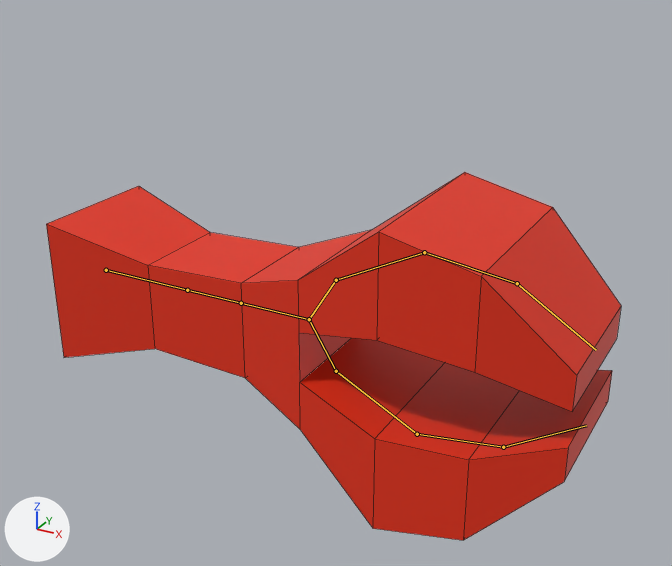
The Blender file models/base_game/objects/crab_arm.blend, before and after one commit.
Rendered twice from a camera (50 mm lens) standing at (0.521, -0.85, 0.6) and looking at (0.052, 0.002, 0.174). The axes (+X, +Y, +Z) are drawn at lower left. The lights are the same throughout. The older version comes first. The bones that bend it are drawn over the model as lines. Mesh edges are drawn as thin lines.
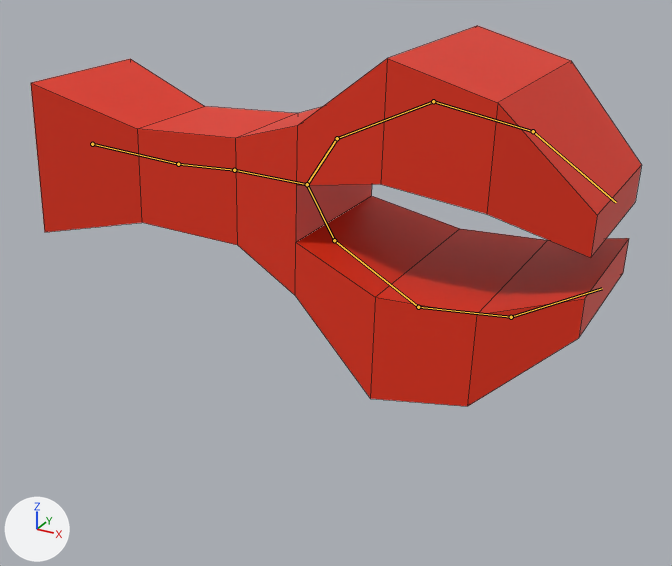
The newer file adds an action. The first version stands in its rest pose; the second is drawn at frame 1 of the action 'IdleAbility-loop'.

What changed in the scene script:
```text
Change bone_root:
    where bone_root = bpy.data.objects['CrabArmArmature'].pose.bones['Root']
    bone_root.location: (0.0, 0.0, 0.0) -> (0.171, 0.0, 0.0)
    bone_root.rotation_quaternion: (1.0, 0.0, 0.0, 0.0) -> (1.0, 0.0, 0.0, 0.026)  # degrees (0, 0, 0) -> degrees (0, 0, 3)
Change bone_crabarmbottom:
    where bone_crabarmbottom = bpy.data.objects['CrabArmArmature'].pose.bones['CrabArmBottom']  # child of 'Root'
    bone_crabarmbottom.rotation_quaternion: (1.0, 0.0, 0.0, 0.0) -> (0.998, 0.0, 0.0, -0.055)  # degrees (0, 0, 0) -> degrees (0, 0, -6)
Change bone_crabarmtop:
    where bone_crabarmtop = bpy.data.objects['CrabArmArmature'].pose.bones['CrabArmTop']  # child of 'CrabArmBottom'
    bone_crabarmtop.rotation_quaternion: (1.0, 0.0, 0.0, 0.0) -> (0.999, 0.0, 0.0, 0.044)  # degrees (0, 0, 0) -> degrees (0, 0, 5)
```

Pixel boxes [x1, y1, x2, y2] of what changed, in the pictures (672 x 566 px):
'Plane', posed (6% wider): before [46, 172, 621, 540]; after [31, 26, 641, 406]
bone 'Root', root to tip: before (106, 270) to (187, 290); after (92, 144) to (178, 164)
bone 'CrabArmBottom', root to tip: before (187, 290) to (241, 303); after (178, 164) to (234, 170)
bone 'CrabArmTop', root to tip: before (241, 303) to (309, 319); after (234, 170) to (307, 184)
